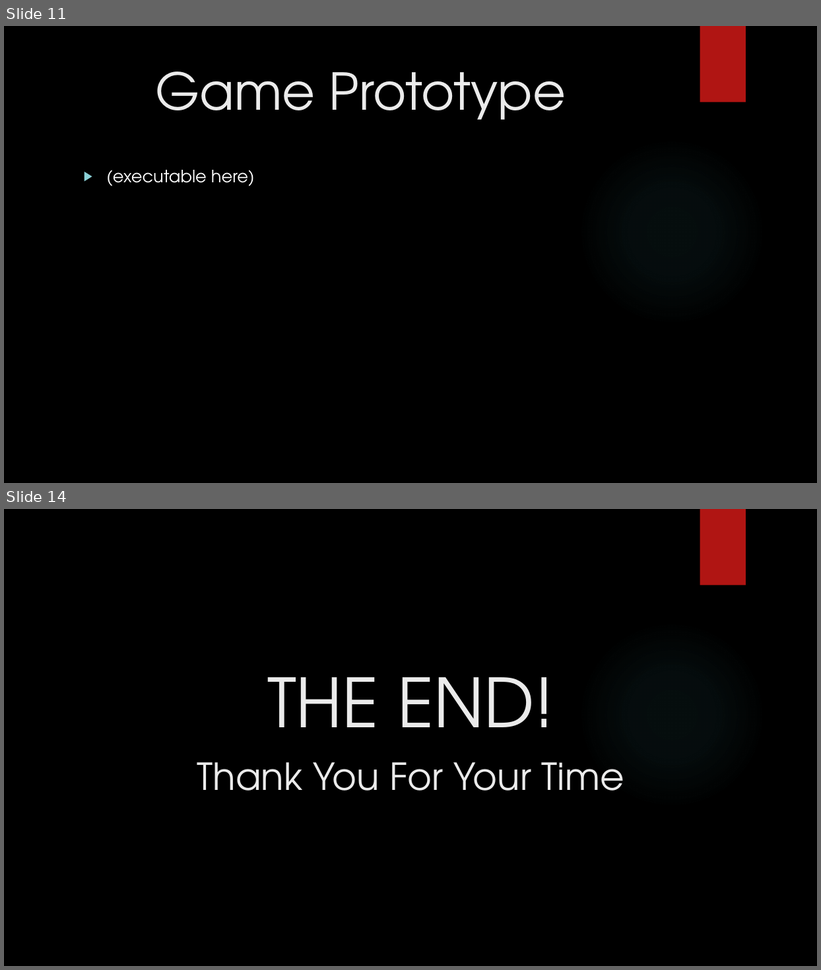
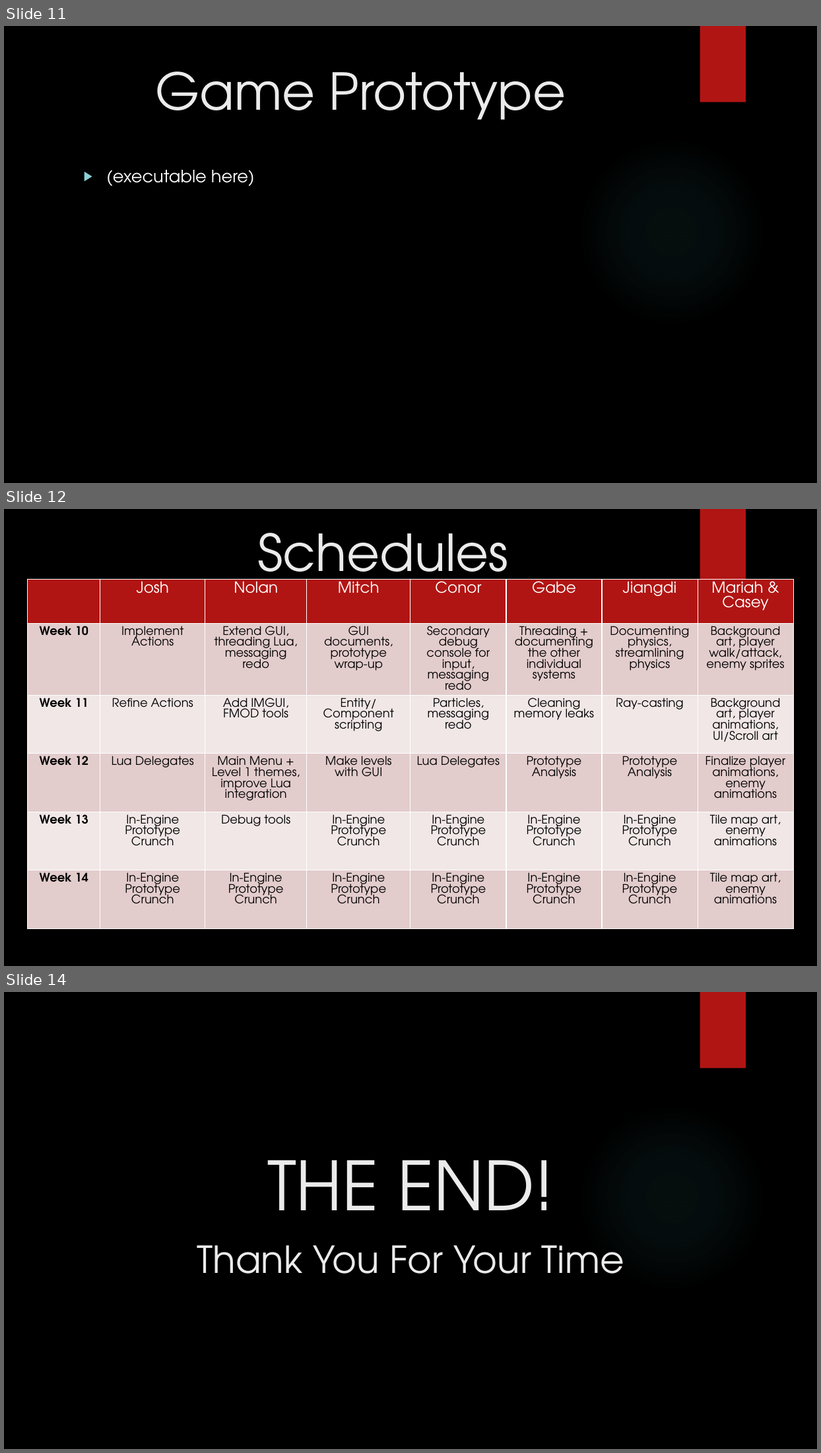
Before and after one commit to JiangdiGou/swole_team_6, a slide deck: Shared Files/SegmentPresentation.pptx. Shown one above the other, each under a label of ours: slides 11 and 14 before the commit, slides 11, 12 and 14 after it; the slides between them are not shown. The pictures are 821x970 and 821x1453 pixels, drawn with LibreOffice and Linux fonts; fonts in the diff are those of the drawing; background and template pictures are left out. Boxes give left, top, right and bottom in pixels: in the first picture for what was removed or moved away, otherwise in the second. Text is boxed around its words. In the diff, an @@ line names an element or a change of style, - is before the commit and + after.

Commit message:
Messed with presentation stuff, and was able to fix the quit game issue with the prototype (thanks to Zilch-Master Supreme Johannes). Still working on the dynamic HUD problem, but will probably use default positions for presentation just in case.

```diff
--- a/Shared Files/SegmentPresentation.pptx
+++ b/Shared Files/SegmentPresentation.pptx
@@ slide 12 added at <box>4,509,817,966</box>, background picture (left out); not listed: 2 template elements that a slide beside it also shows @@
@@ title added at <box>257,533,508,595</box>, 60 pt, text #EBEBEB @@
+Schedules
@@ table added at <box>28,579,794,958</box>, 6 rows, 8 columns @@
+ | Josh | Nolan | Mitch | Conor | Gabe | Jiangdi | Mariah & Casey
+Week 10 | Implement Actions | Extend GUI, threading Lua, messaging redo | GUI documents, prototype wrap-up | Secondary debug console for input, messaging redo | Threading + documenting the other individual systems | Documenting physics, streamlining physics | Background art, player walk/attack, enemy sprites
+Week 11 | Refine Actions | Add IMGUI, FMOD tools | Entity/Component scripting | Particles, messaging redo | Cleaning memory leaks | Ray-casting | Background art, player animations, UI/Scroll art
+Week 12 | Lua Delegates | Main Menu + Level 1 themes, improve Lua integration | Make levels with GUI | Lua Delegates | Prototype Analysis | Prototype Analysis | Finalize player animations, enemy animations
+Week 13 | In-Engine Prototype Crunch | Debug tools | In-Engine Prototype Crunch | In-Engine Prototype Crunch | In-Engine Prototype Crunch | In-Engine Prototype Crunch | Tile map art, enemy animations
+Week 14 | In-Engine Prototype Crunch | In-Engine Prototype Crunch | In-Engine Prototype Crunch | In-Engine Prototype Crunch | In-Engine Prototype Crunch | In-Engine Prototype Crunch | Tile map art, enemy animations
```
Also in this commit, not shown: 1 slide changed, 1 slide removed, 29 other files.
